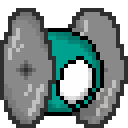
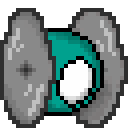
The second 128 × 128 image is a revision of the first. Changes to its layers:
painted on "Layer 7" over (40, 12, 124, 124)
